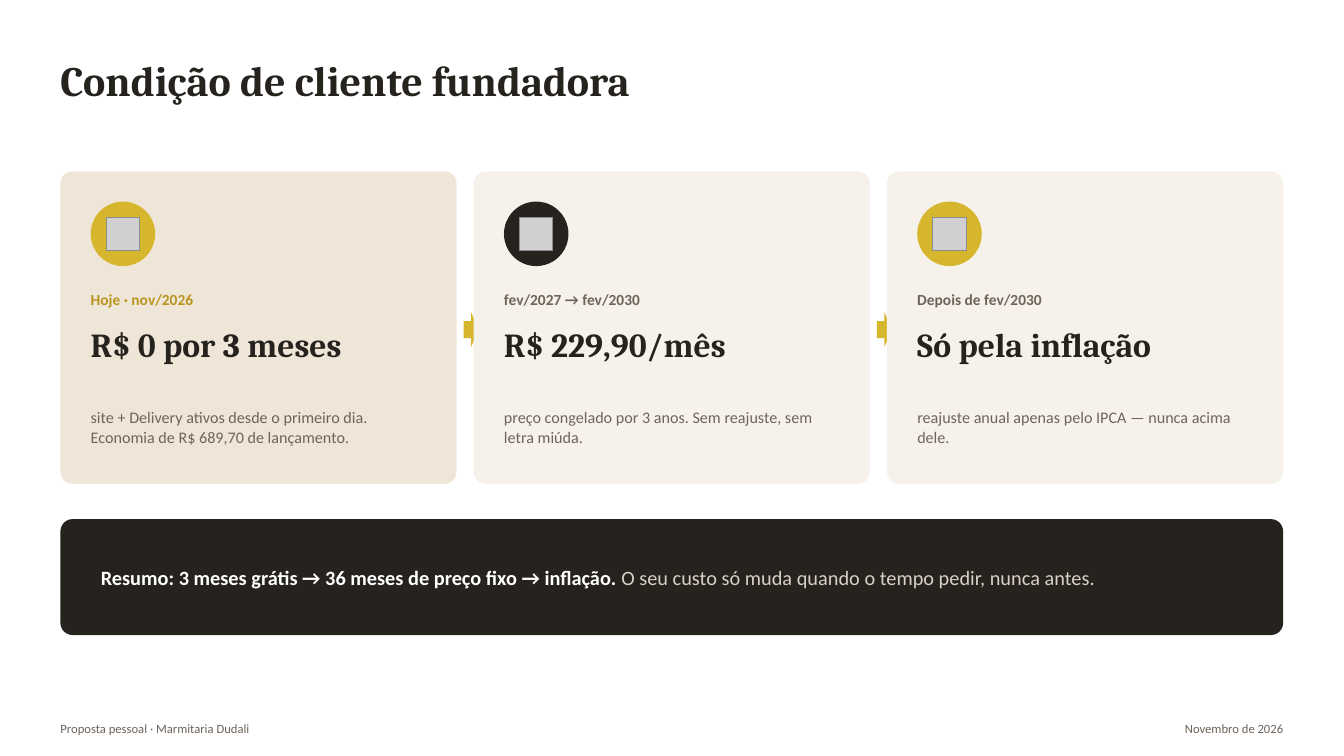
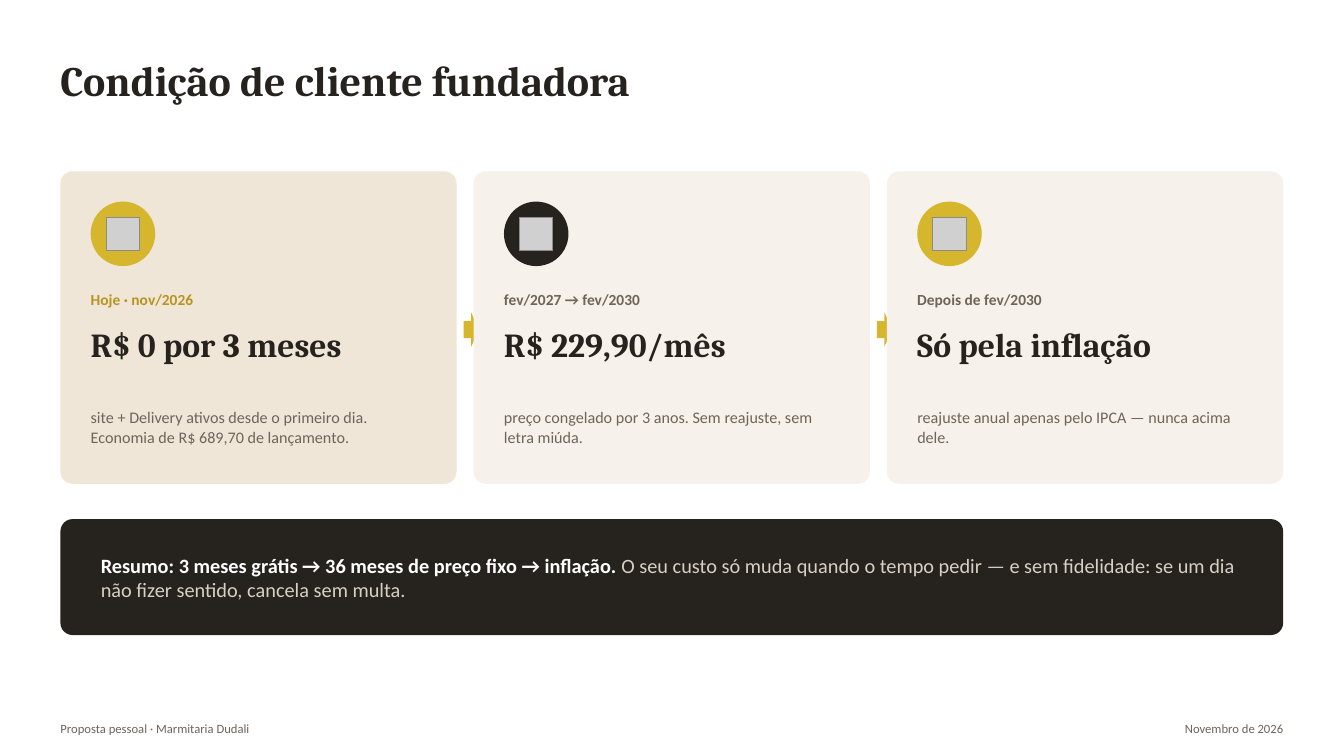
Before and after one commit to MarconiVini/live-layout, a slide deck: slide 10 of dudali/proposta-2026-11-21.pptx. Drawn at 1344x756 pixels with LibreOffice and Linux fonts; fonts in the diff are those of the drawing; grey boxes stand for pictures. Boxes give left, top, right and bottom in pixels: in the first picture for what was removed or moved away, otherwise in the second. Text is boxed around its words. In the diff, an @@ line names an element or a change of style, - is before the commit and + after.

```diff
--- a/dudali/proposta-2026-11-21.pptx
+++ b/dudali/proposta-2026-11-21.pptx
@@ text at box(101, 558, 1234, 600): text changed; text colour #FFFFFF to #D8D0C5; bold off @@
-Resumo: 3 meses grátis → 36 meses de preço fixo → inflação. O seu custo só muda quando o tempo pedir, nunca antes.
+Resumo: 3 meses grátis → 36 meses de preço fixo → inflação. O seu custo só muda quando o tempo pedir — e sem fidelidade: se um dia não fizer sentido, cancela sem multa.
```
Also in this commit, not shown: 9 other slides changed, 3 other files.
